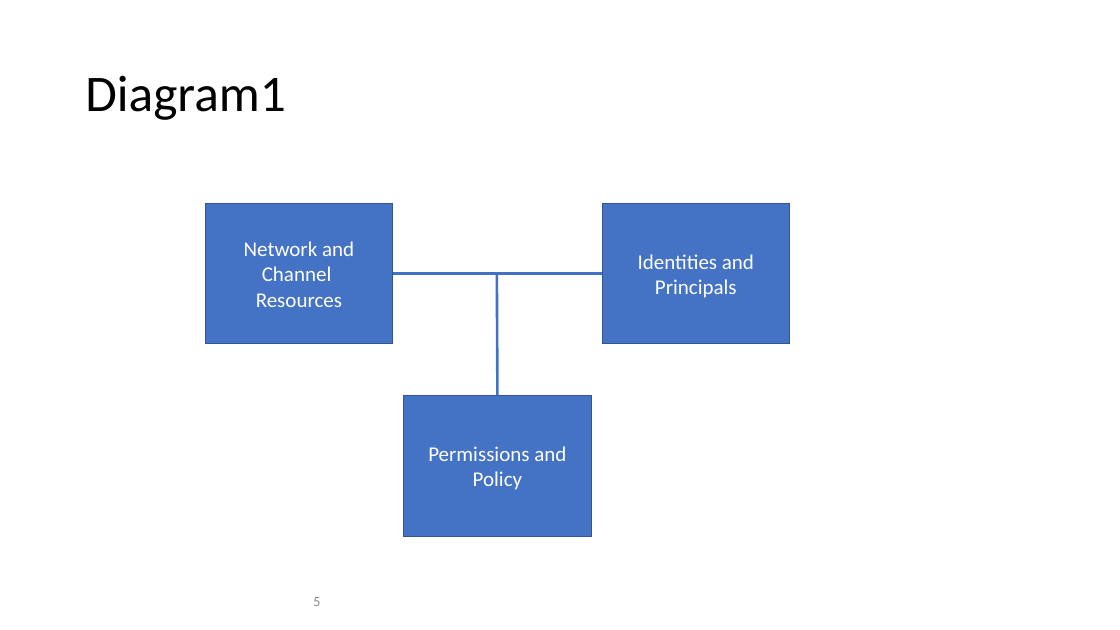
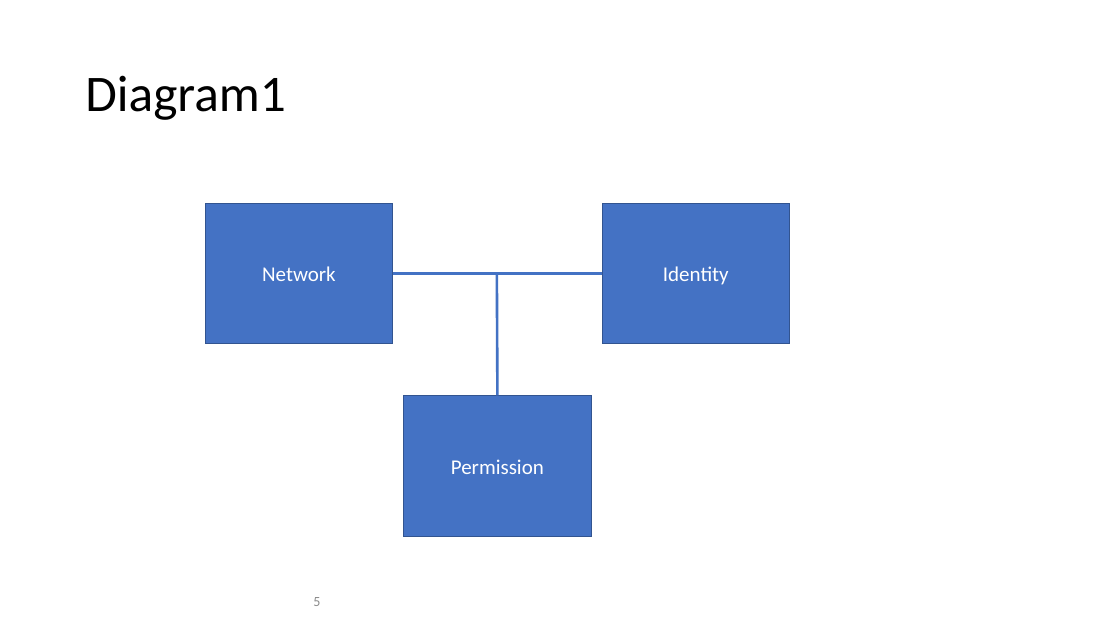
Before and after one commit to FabricTOC/FabricTOC, a slide deck: slide 5 of docs/OtherSourceMaterial/Diagrams.pptx. Drawn at 1120x630 pixels with LibreOffice and Linux fonts; fonts in the diff are those of the drawing. Boxes give left, top, right and bottom in pixels: in the first picture for what was removed or moved away, otherwise in the second. Text is boxed around its words. In the diff, an @@ line names an element or a change of style, - is before the commit and + after.

```diff
--- a/docs/OtherSourceMaterial/Diagrams.pptx
+++ b/docs/OtherSourceMaterial/Diagrams.pptx
@@ text in rectangle at box(262, 266, 336, 281): text changed @@
-Network and Channel
-Resources
+Network
@@ text in rectangle at box(663, 266, 729, 285): text changed @@
-Identities and Principals
+Identity
@@ text in rectangle at box(451, 459, 544, 474): text changed @@
-Permissions and Policy
+Permission
```
Also in this commit, not shown: 3 other files.
